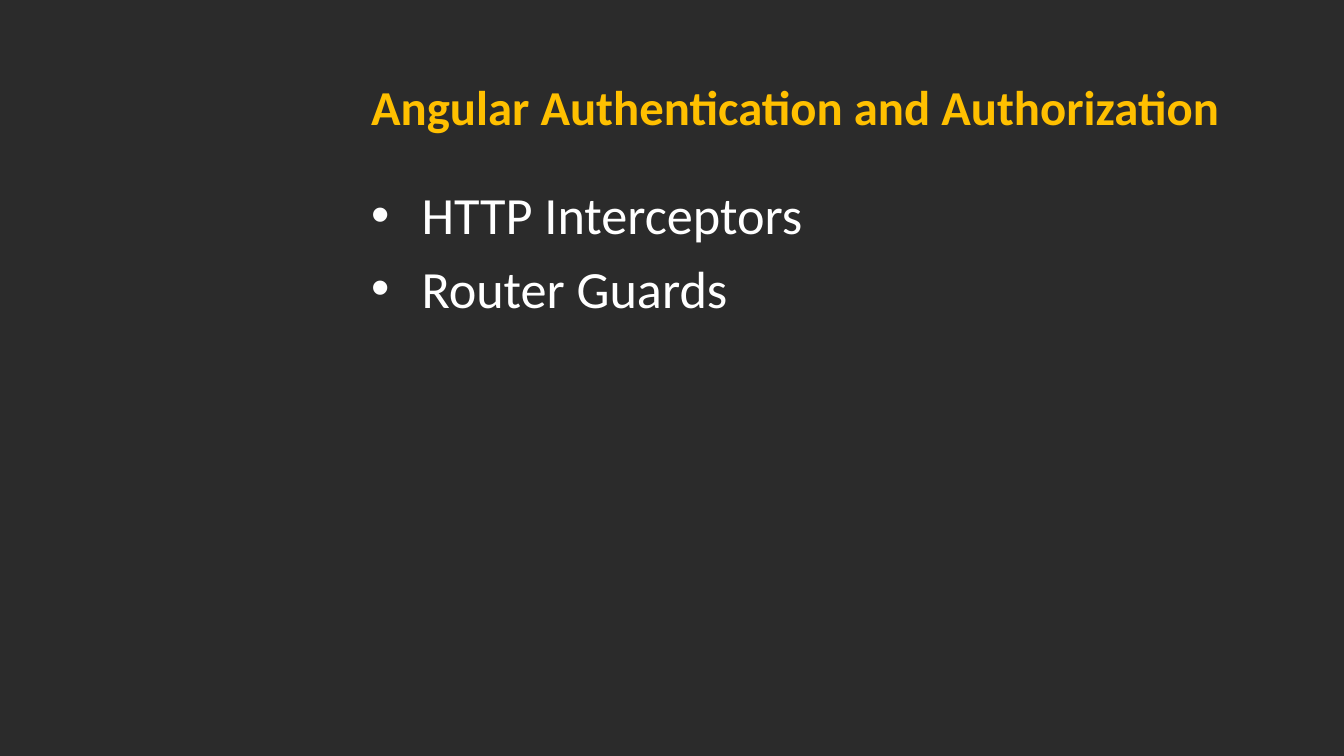
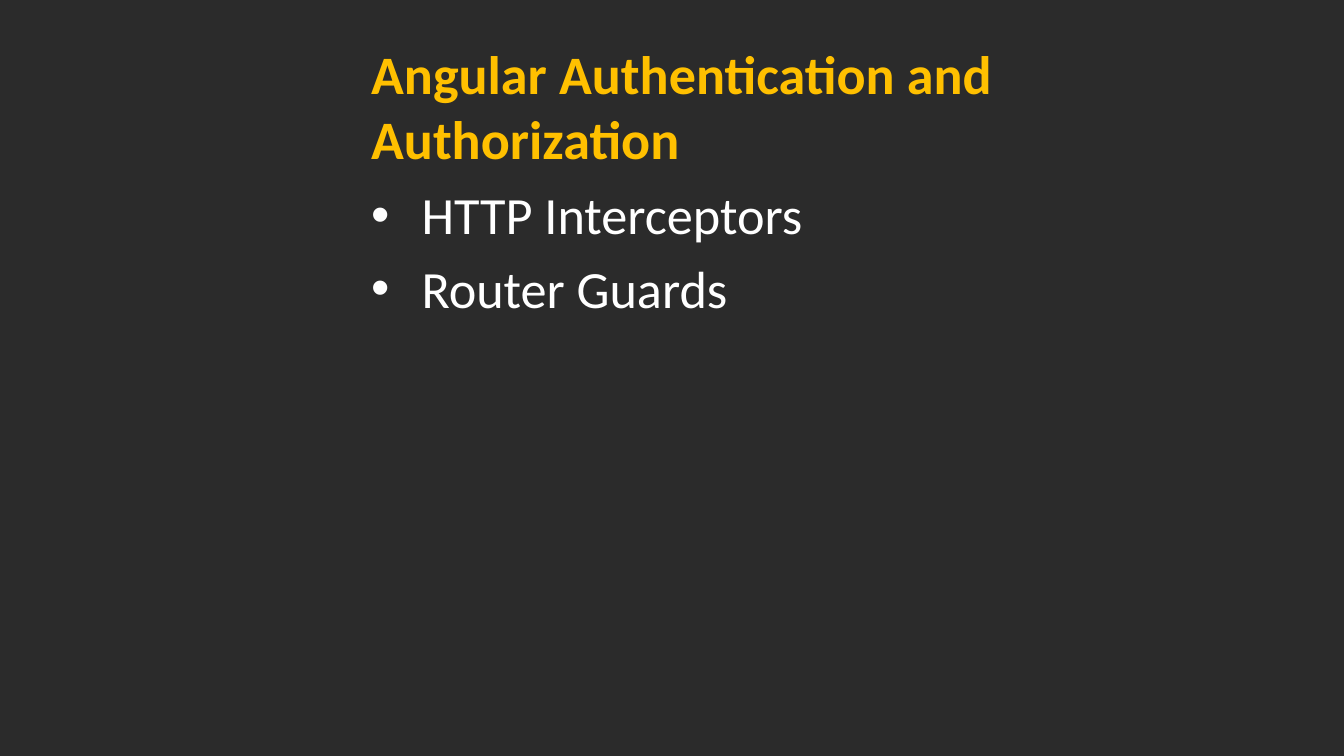
Before and after one commit to hoangmyit/Angular-NetCoreAuthenticationWithJWT, a slide deck: slide 20 of 1. Documents/AngularAuthenticationAndAuthorization.pptx. Drawn at 1344x756 pixels with LibreOffice and Linux fonts; fonts in the diff are those of the drawing; background and template pictures are left out; a plain dark background stands for a picture behind light text. Boxes give left, top, right and bottom in pixels: in the first picture for what was removed or moved away, otherwise in the second. Text is boxed around its words. In the diff, an @@ line names an element or a change of style, - is before the commit and + after.

```diff
--- a/1. Documents/AngularAuthenticationAndAuthorization.pptx
+++ b/1. Documents/AngularAuthenticationAndAuthorization.pptx
@@ title "Angular Authentication and Authorization" at (x1=371, y1=56, x2=992, y2=160): size 26.1 to 29 pt @@
```
Also in this commit, not shown: 4 other slides changed, 2 other files.
